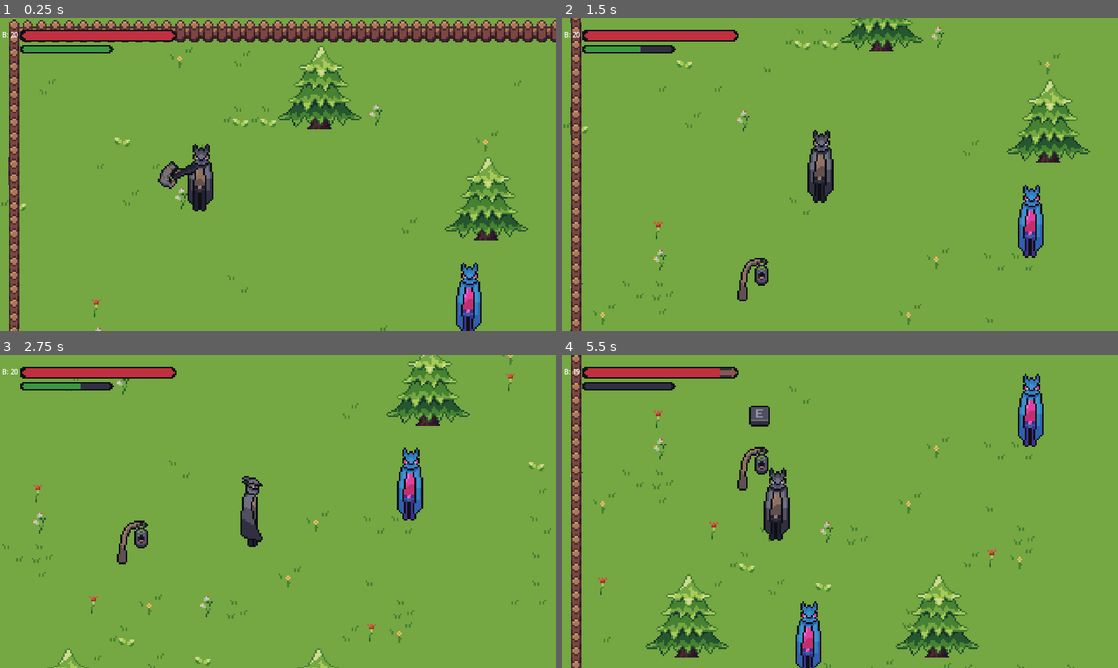
Above: before the commit, frames 1-4 (two rows, left to right).
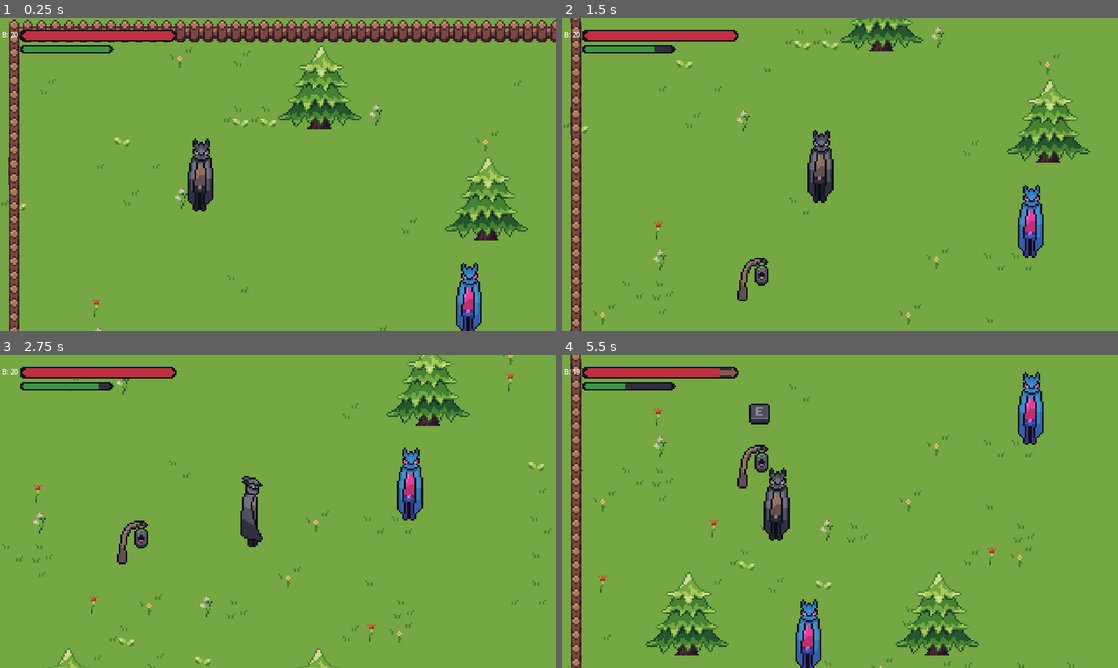
Above: after the commit, the same moments.

Repository: GrimReapTM/Hyper_Blood_Drifter
Game: Godot game, scene res://Scenes/TestScene.tscn
The game is run twice, just before and just after one commit, with the same random seed, the same clock (stepped at 60 frames per second) and the same inputs.
Inputs (mouse positions are in pixels of both pictures, inside the frame that each line leads up to):
- Up to frame 1 (0.25 s): no input
- Up to frame 2 (1.5 s): tap Enter at 0.5 s; move the mouse to (962, 158) at 0.52 s; hold D (moveRight) 0.53-1.28 s; click (962, 158) at 0.6 s; tap Space (dash) at 0.8, 1.35 s; move the mouse to (728, 190) at 1.27 s; hold S (moveDown) from 1.28 s (still down); click (728, 190) at 1.42 s
- Up to frame 3 (2.75 s): tap E (interact) at 1.55, 2.1 s; move the mouse to (333, 442) at 2.02 s; release S (moveDown) at 2.03 s; hold D (moveRight) from 2.03 s (still down); click (333, 442) at 2.3 s
- Up to frame 4 (5.5 s): move the mouse to (812, 574) at 2.77 s; release D (moveRight) at 2.78 s; hold W (moveUp) 2.78-3.53 s; click (812, 574) at 2.85 s; tap Space (dash) at 3.05, 5.1 s; move the mouse to (1006, 558) at 3.52 s; hold A (moveLeft) 3.53-5.03 s; right-click (1006, 558) at 3.6 s; click (1006, 558) at 3.67 s; tap E (interact) at 3.8 s; move the mouse to (673, 464) at 4.27 s; tap L (comedy) at 4.35 s; click (673, 464) at 4.55 s; move the mouse to (867, 511) at 5.02 s; hold S (moveDown) from 5.03 s (still down); click (867, 511) at 5.17 s

The runs differ from the first frame. In frame 1, 0.6% of the frame differs, in the area x 28-39%, y 38-60%; in frame 2, less than 0.1%; in frame 3, less than 0.1%; in frame 4, 5.5%, in the area x 1-93%, y 0-100%.

Commit message:
combo and buttons

Diff:
--- a/Scenes/StaminaBar.gd
+++ b/Scenes/StaminaBar.gd
@@ -2,6 +2,8 @@
 
 @export var player: CharacterBody2D
 
-# Called every frame. 'delta' is the elapsed time since the previous frame.
-func _process(delta):
+func _ready():
+	player.staminaChanged.connect(update)
+
+func update():
 	value = player.stamina * 100 / player.maxStamina
--- /dev/null
+++ b/Scenes/UI_scenes/Paused.tscn
@@ -0,0 +1,47 @@
+[gd_scene load_steps=10 format=3 uid="uid://cn1bybip4vf4a"]
+
+[ext_resource type="Texture2D" uid="uid://2rl55phhltqc" path="res://sprites/HUD/pause_buttons/menu_inventory_idle.png" id="1_c4rxu"]
+[ext_resource type="Texture2D" uid="uid://cxix0iwwqan40" path="res://sprites/HUD/pause_buttons/menu_inventory_pressed.png" id="2_qq1vt"]
+[ext_resource type="Texture2D" uid="uid://54lepai5bpk3" path="res://sprites/HUD/pause_buttons/menu_inventory_hover.png" id="3_203rw"]
+[ext_resource type="Texture2D" uid="uid://cp3c60uvxssd" path="res://sprites/HUD/pause_buttons/menu_equip_idle.png" id="4_bnh61"]
+[ext_resource type="Texture2D" uid="uid://dmwq4jnjcg0xp" path="res://sprites/HUD/pause_buttons/menu_equip_pressed.png" id="5_g57q8"]
+[ext_resource type="Texture2D" uid="uid://dyxyxl6s8gyhk" path="res://sprites/HUD/pause_buttons/menu_equip_hover.png" id="6_i10i8"]
+[ext_resource type="Texture2D" uid="uid://h0trl2biee0o" path="res://sprites/HUD/pause_buttons/menu_settings_idle.png" id="7_jr6ma"]
+[ext_resource type="Texture2D" uid="uid://bdxbhvaksdur7" path="res://sprites/HUD/pause_buttons/menu_settings_pressed.png" id="8_bwryk"]
+[ext_resource type="Texture2D" uid="uid://cayroi4qf812c" path="res://sprites/HUD/pause_buttons/menu_settings_hover.png" id="9_0tbis"]
+
+[node name="Node2D" type="Node2D"]
+position = Vector2(0, 19)
+
+[node name="InventoryButton" type="TextureButton" parent="."]
+offset_left = 5.0
+offset_top = 61.0
+offset_right = 69.0
+offset_bottom = 125.0
+scale = Vector2(4, 4)
+texture_normal = ExtResource("1_c4rxu")
+texture_pressed = ExtResource("2_qq1vt")
+texture_hover = ExtResource("3_203rw")
+metadata/_edit_use_anchors_ = true
+
+[node name="EquipedButton" type="TextureButton" parent="."]
+offset_left = 5.0
+offset_top = 253.0
+offset_right = 69.0
+offset_bottom = 317.0
+scale = Vector2(4, 4)
+texture_normal = ExtResource("4_bnh61")
+texture_pressed = ExtResource("5_g57q8")
+texture_hover = ExtResource("6_i10i8")
+metadata/_edit_use_anchors_ = true
+
+[node name="SettingsButton" type="TextureButton" parent="."]
+offset_left = 5.0
+offset_top = 445.0
+offset_right = 69.0
+offset_bottom = 509.0
+scale = Vector2(4, 4)
+texture_normal = ExtResource("7_jr6ma")
+texture_pressed = ExtResource("8_bwryk")
+texture_hover = ExtResource("9_0tbis")
+metadata/_edit_use_anchors_ = true
--- a/Scenes/entity scenes/lamp.gd
+++ b/Scenes/entity scenes/lamp.gd
@@ -11,8 +11,9 @@
 		if not isActivating:
 			inTrigger = true
 			$E/Sprite2D.visible = true
+	interact()
 
-func _on_interaction_area_exited(area):
+func _on_interaction_area_exited(_area):
 	inTrigger = false
 	$E/Sprite2D.visible = false
 
@@ -28,5 +29,5 @@
 		else:
 			print("gg")
 
-func _physics_process(delta):
+func _physics_process(_delta):
 	interact()
--- a/Scenes/entity scenes/player.tscn
+++ b/Scenes/entity scenes/player.tscn
@@ -126,16 +126,16 @@
 
 [sub_resource type="Animation" id="Animation_j3doe"]
 resource_name = "attack_down"
-length = 0.31
-step = 0.05
-tracks/0/type = "value"
-tracks/0/imported = false
-tracks/0/enabled = true
-tracks/0/path = NodePath("Sprite2D:frame_coords")
-tracks/0/interp = 1
-tracks/0/loop_wrap = true
-tracks/0/keys = {
-"times": PackedFloat32Array(0, 0.15, 0.2, 0.3),
+length = 0.32
+step = 0.05
+tracks/0/type = "value"
+tracks/0/imported = false
+tracks/0/enabled = true
+tracks/0/path = NodePath("Sprite2D:frame_coords")
+tracks/0/interp = 1
+tracks/0/loop_wrap = true
+tracks/0/keys = {
+"times": PackedFloat32Array(0, 0.1, 0.2, 0.25),
 "transitions": PackedFloat32Array(1, 1, 1, 1),
 "update": 1,
 "values": [Vector2i(4, 0), Vector2i(4, 1), Vector2i(4, 2), Vector2i(4, 3)]
@@ -164,7 +164,7 @@
 tracks/0/interp = 1
 tracks/0/loop_wrap = true
 tracks/0/keys = {
-"times": PackedFloat32Array(0, 0.15, 0.2, 0.3),
+"times": PackedFloat32Array(0, 0.1, 0.2, 0.25),
 "transitions": PackedFloat32Array(1, 1, 1, 1),
 "update": 1,
 "values": [Vector2i(10, 0), Vector2i(10, 1), Vector2i(10, 2), Vector2i(10, 3)]
@@ -193,7 +193,7 @@
 tracks/0/interp = 1
 tracks/0/loop_wrap = true
 tracks/0/keys = {
-"times": PackedFloat32Array(0, 0.15, 0.2, 0.3),
+"times": PackedFloat32Array(0, 0.1, 0.2, 0.25),
 "transitions": PackedFloat32Array(1, 1, 1, 1),
 "update": 1,
 "values": [Vector2i(11, 0), Vector2i(11, 1), Vector2i(11, 2), Vector2i(11, 3)]
@@ -222,7 +222,7 @@
 tracks/0/interp = 1
 tracks/0/loop_wrap = true
 tracks/0/keys = {
-"times": PackedFloat32Array(0, 0.15, 0.2, 0.3),
+"times": PackedFloat32Array(0, 0.1, 0.2, 0.25),
 "transitions": PackedFloat32Array(1, 1, 1, 1),
 "update": 1,
 "values": [Vector2i(6, 0), Vector2i(6, 1), Vector2i(6, 2), Vector2i(6, 3)]
@@ -251,7 +251,7 @@
 tracks/0/interp = 1
 tracks/0/loop_wrap = true
 tracks/0/keys = {
-"times": PackedFloat32Array(0, 0.15, 0.2, 0.3),
+"times": PackedFloat32Array(0, 0.1, 0.2, 0.25),
 "transitions": PackedFloat32Array(1, 1, 1, 1),
 "update": 1,
 "values": [Vector2i(7, 0), Vector2i(7, 1), Vector2i(7, 2), Vector2i(7, 3)]
@@ -280,7 +280,7 @@
 tracks/0/interp = 1
 tracks/0/loop_wrap = true
 tracks/0/keys = {
-"times": PackedFloat32Array(0, 0.15, 0.2, 0.3),
+"times": PackedFloat32Array(0, 0.1, 0.2, 0.25),
 "transitions": PackedFloat32Array(1, 1, 1, 1),
 "update": 1,
 "values": [Vector2i(5, 0), Vector2i(5, 1), Vector2i(5, 2), Vector2i(5, 3)]
@@ -309,7 +309,7 @@
 tracks/0/interp = 1
 tracks/0/loop_wrap = true
 tracks/0/keys = {
-"times": PackedFloat32Array(0, 0.15, 0.2, 0.3),
+"times": PackedFloat32Array(0, 0.1, 0.2, 0.25),
 "transitions": PackedFloat32Array(1, 1, 1, 1),
 "update": 1,
 "values": [Vector2i(8, 0), Vector2i(8, 1), Vector2i(8, 2), Vector2i(8, 3)]
@@ -338,7 +338,7 @@
 tracks/0/interp = 1
 tracks/0/loop_wrap = true
 tracks/0/keys = {
-"times": PackedFloat32Array(0, 0.15, 0.2, 0.3),
+"times": PackedFloat32Array(0, 0.1, 0.2, 0.25),
 "transitions": PackedFloat32Array(1, 1, 1, 1),
 "update": 1,
 "values": [Vector2i(9, 0), Vector2i(9, 1), Vector2i(9, 2), Vector2i(9, 3)]
@@ -561,7 +561,6 @@
 texture = ExtResource("2_xivik")
 hframes = 20
 vframes = 4
-frame = 64
 
 [node name="melee_hitboxes" type="Area2D" parent="Sprite2D"]
 collision_layer = 2
@@ -637,22 +636,18 @@
 [node name="meleeTimer" type="Timer" parent="."]
 wait_time = 0.15
 
-[node name="meleeEnd" type="Timer" parent="."]
-wait_time = 0.2
-
 [node name="rangedTimer" type="Timer" parent="."]
 wait_time = 0.2
 
-[node name="rangedEnd" type="Timer" parent="."]
-wait_time = 0.3
-
 [node name="staminaStop" type="Timer" parent="."]
 wait_time = 0.5
+
+[node name="combo" type="Timer" parent="."]
+wait_time = 0.8
 
 [connection signal="area_entered" from="Sprite2D/melee_hitboxes" to="." method="_on_melee_hitboxes_area_entered"]
 [connection signal="timeout" from="dashTimer" to="." method="_on_dash_timer_timeout"]
 [connection signal="timeout" from="meleeTimer" to="." method="_on_melee_timer_timeout"]
-[connection signal="timeout" from="meleeEnd" to="." method="_on_melee_end_timeout"]
 [connection signal="timeout" from="rangedTimer" to="." method="_on_ranged_timer_timeout"]
-[connection signal="timeout" from="rangedEnd" to="." method="_on_ranged_end_timeout"]
 [connection signal="timeout" from="staminaStop" to="." method="_on_stamina_stop_timeout"]
+[connection signal="timeout" from="combo" to="." method="_on_combo_timeout"]
--- a/scripts/player.gd
+++ b/scripts/player.gd
@@ -7,8 +7,8 @@
 @export var healthPoints = 200
 @export var maxHealthPoints = 200
 
-@export var stamina = 50
-@export var maxStamina = 50
+@export var stamina = 75
+@export var maxStamina = 75
 
 
 @export var damage = 4
@@ -70,8 +70,8 @@
 	var quadrants = [upLeft, upMiddle, upRight, middleLeft, middleRight, bottomLeft, bottomMiddle, bottomRight]
 	return quadrants
 
-
-
+var combo = false
+var saved_index = -1
 var global_index = 0
 # I can attack
 func attack():
@@ -110,7 +110,13 @@
 
 func attack_melee(index):
 	#ani maishn :3
-	animations.play("attack_" + attackAnimations[index])
+	if saved_index == index and combo:
+		animations.play_backwards("attack_" + attackAnimations[index])
+		combo = false
+	else:
+		animations.play("attack_" + attackAnimations[index])
+		combo = true
+	$combo.stop()
 	animPlay = true
 	#movement
 	$meleeTimer.start()
@@ -121,9 +127,33 @@
 	move_and_slide()
 	staminaChange("melee")
 	await animations.animation_finished
+	if combo:
+		$combo.start()
+
 	animPlay = false
 	attacking = false
 	action = false
+	saved_index = global_index
+
+
+func _on_combo_timeout():
+	$combo.stop()
+	combo = false
+	match global_index:
+		0, 3, 5:
+			animations.play("walk_left")
+		1:
+			animations.play("walk_up")
+		2, 4, 7:
+			animations.play("walk_right")
+		6:
+			animations.play("walk_down")
+	animPlay = false
+	attacking = false
+	action = false
+	saved_index = global_index
+
+
 
 
 # does the attacking but *pew pew*
@@ -192,14 +222,14 @@
 		elif velocity.y < 0:
 			animations.play("walk_up")
 	else:
-		if animPlay == false and attacking == false:
-			animations.stop()
+		if not animPlay and not attacking:
+			if "walk_" in animations.current_animation:
+				animations.stop()
 
 
 var staminaStop = false
 
 func staminaChange(value):
-	staminaChanged.emit()
 	match value:
 		"melee":
 			staminaSubtract(8)
@@ -208,6 +238,7 @@
 		"dash":
 			staminaSubtract(12)
 	staminaStop = true
+	staminaChanged.emit()
 	$staminaStop.start()
 
 func _on_stamina_stop_timeout():
@@ -222,9 +253,11 @@
 
 
 
-func staminaRegen(delta):
+func staminaRecovery(delta):
 	if stamina < maxStamina and not staminaStop:
-		stamina += 1 * delta * 15
+		stamina += 1 * delta * 20
+		staminaChanged.emit()
+
 
 
 func _on_melee_hitboxes_area_entered(area):
@@ -238,4 +271,4 @@
 	movementAnimation()
 	attack()
 	littleTrolling()
-	staminaRegen(delta)
+	staminaRecovery(delta)
Binary file added: sprites/HUD/pause_buttons/menu_equip_hover.png
Not shown, added: sprites/HUD/pause_buttons/menu_equip_hover.png.import
Binary file added: sprites/HUD/pause_buttons/menu_equip_idle.png
Not shown, added: sprites/HUD/pause_buttons/menu_equip_idle.png.import
Binary file added: sprites/HUD/pause_buttons/menu_equip_pressed.png
Not shown, added: sprites/HUD/pause_buttons/menu_equip_pressed.png.import
Binary file added: sprites/HUD/pause_buttons/menu_inventory_hover.png
Not shown, added: sprites/HUD/pause_buttons/menu_inventory_hover.png.import
Binary file added: sprites/HUD/pause_buttons/menu_inventory_idle.png
Not shown, added: sprites/HUD/pause_buttons/menu_inventory_idle.png.import
Binary file added: sprites/HUD/pause_buttons/menu_inventory_pressed.png
Not shown, added: sprites/HUD/pause_buttons/menu_inventory_pressed.png.import
(and 7 more such lines)
